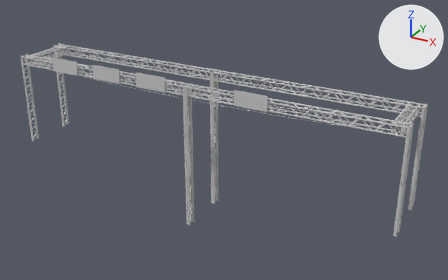
One commit to the FBX model SeriousGameDesign/Assets/Imports/DumpCables.FBX: the scene before it, then after it.
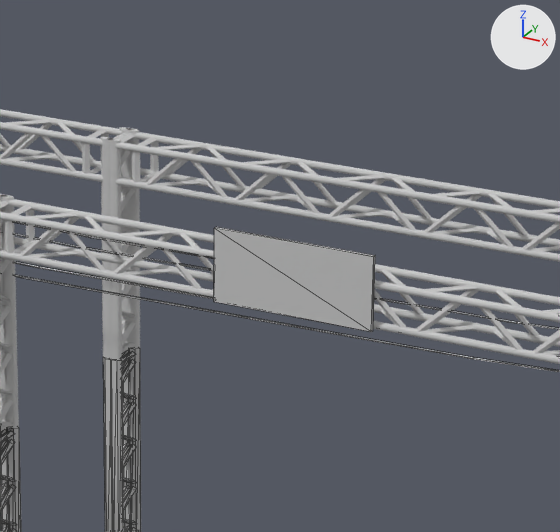
There are two pictures of each version: one whole from a camera (50 mm lens) standing at (39.7, -72.1, 41.2) and looking at (0.0, 0.0, 5.1), one close up on the part from 42% to 68% of the width and 15% to 55% of the height. The axes (+X, +Y, +Z) are drawn at upper right. The lights are the same throughout. The close-ups show mesh edges as thin lines. Where no turn or scale is listed for an object, it has been applied to the vertices.

In view in the first close-up: 'DumpBars (1)', 'DumpBars (2)', 'DumpBars (4)', 'Leg (2)', 'Leg (3)', 'Leg (4)', 'Sign D', 'Wires'.
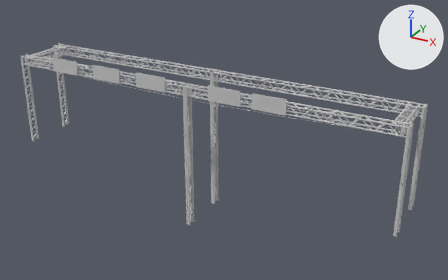
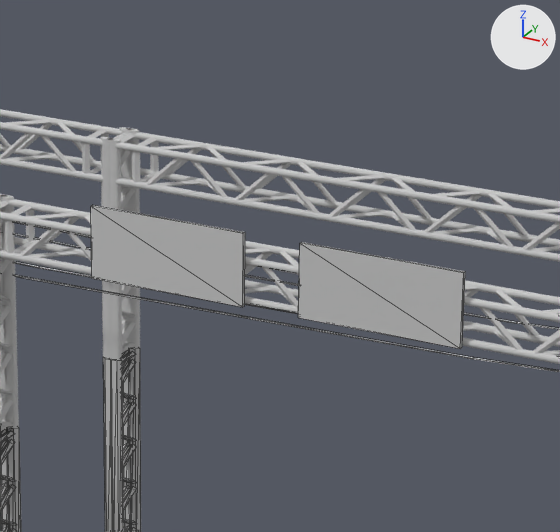
The change in detail:
Object 'Sign D' (ob_sign_d) moves from (3.7, -5.48, 7.82) to (-0.11, -5.48, 7.82).
Object 'Sign E' (ob_sign_e) is new; it shows a copy of the mesh of ob_sign_d.
Its location is (6.24, -5.48, 7.82).

What differs and where, as boxes (x1, y1, x2, y2) in the close-ups (560 x 532 px):
'Sign D', moved
    before: (214, 227, 375, 332)
    after: (91, 205, 245, 307)
'Sign E', added
    after: (298, 242, 465, 349)
    faces in mat_material__6 (its picture is missing): (298, 244, 464, 349)
    faces in mat_13___default (its picture is missing): (300, 242, 465, 349)
